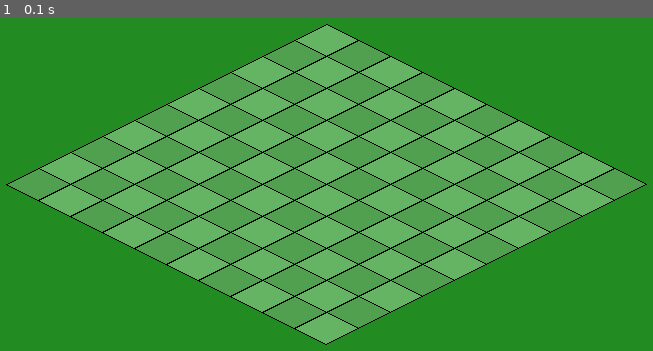
Above: before the commit, frame 1.
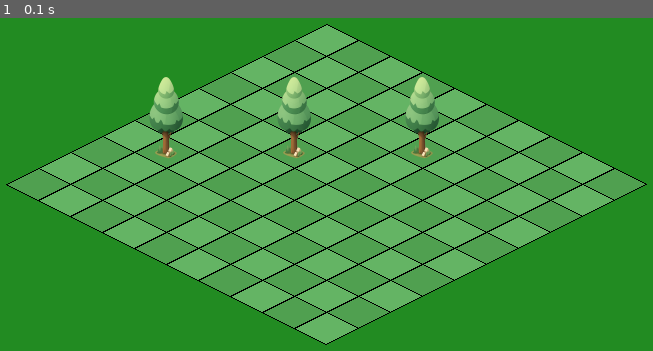
Above: after the commit, the same moment.

Repository: tdimnet/learn-pygame-by-doing
Game: pygame game, started from v2/app.py
The game is run twice, just before and just after one commit, with the same random seed, the same clock (stepped at 60 frames per second) and the same inputs.
Inputs:
- Up to frame 1 (0.1 s): no input

The runs differ from the first frame. In frame 1, 1.9% of the frame differs, in the area x 22-68%, y 17-43%.

Commit message:
Now drawing trees

Diff:
--- a/v2/app.py
+++ b/v2/app.py
@@ -1,3 +1,4 @@
+from re import I
 import sys
 import pygame
 
@@ -15,6 +16,8 @@
 MAIN_BACKGROUND_COLOR = (34, 139, 34)
 TILE_BACKGROUND_COLOR = (0, 100, 0)
 WHITE = (0, 0, 0)
+
+TREE_SPRITE_PATH = "./assets/tree.png"
 
 
 def grid_to_iso(gx: int, gy: int) -> tuple[int, int]:
@@ -52,6 +55,23 @@
     )
 
 
+def draw_tree(
+        surface: pygame.Surface,
+        sprite: pygame.Surface,
+        gx: int,
+        gy: int,
+        offset: tuple[int, int],
+        iso_cache: dict) -> None:
+    iso_x, iso_y = iso_cache[(gx, gy)]
+    offset_x, offset_y = offset
+
+    px = iso_x + offset_x
+    py = iso_y + offset_y
+
+    sprite_rect = sprite.get_rect(midbottom=(px, py))
+    surface.blit(sprite, sprite_rect)
+
+
 def main():
     pygame.init()
     screen = pygame.display.set_mode((SCREEN_WIDTH, SCREEN_HEIGHT))
@@ -62,6 +82,22 @@
         SCREEN_WIDTH // 2,
         SCREEN_HEIGHT // 4
     )
+
+    tree_sprite = pygame.image.load("./assets/tree.png").convert_alpha()
+    tree_sprite = pygame.transform.smoothscale(tree_sprite, (64, 128))
+
+
+    iso_cache = {}
+    for gx in range(GRID_WIDTH):
+        for gy in range(GRID_HEIGHT):
+            iso_cache[(gx, gy)] = grid_to_iso(gx, gy)
+
+    trees = [
+        (4, 5),
+        (6, 3),
+        (2, 7)
+    ]
+
 
     running = True
     while running:
@@ -93,6 +129,14 @@
                     offset=offset
                 )
 
+        for gx, gy in sorted(trees, key=lambda t: t[0] + t[1]):
+            iso_x, iso_y = iso_cache[(gx, gy)]
+            px = iso_x + offset[0]
+            py = iso_y + offset[1]
+
+            sprite_rect = tree_sprite.get_rect(midbottom=(px, py))
+            screen.blit(tree_sprite, sprite_rect)
+
         pygame.display.flip()
 
     pygame.quit()
